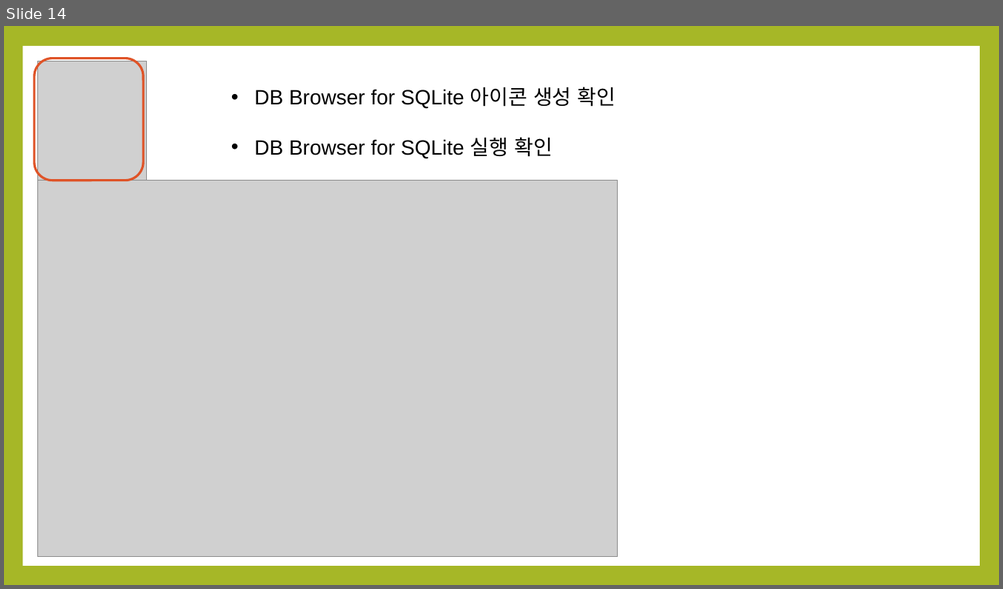
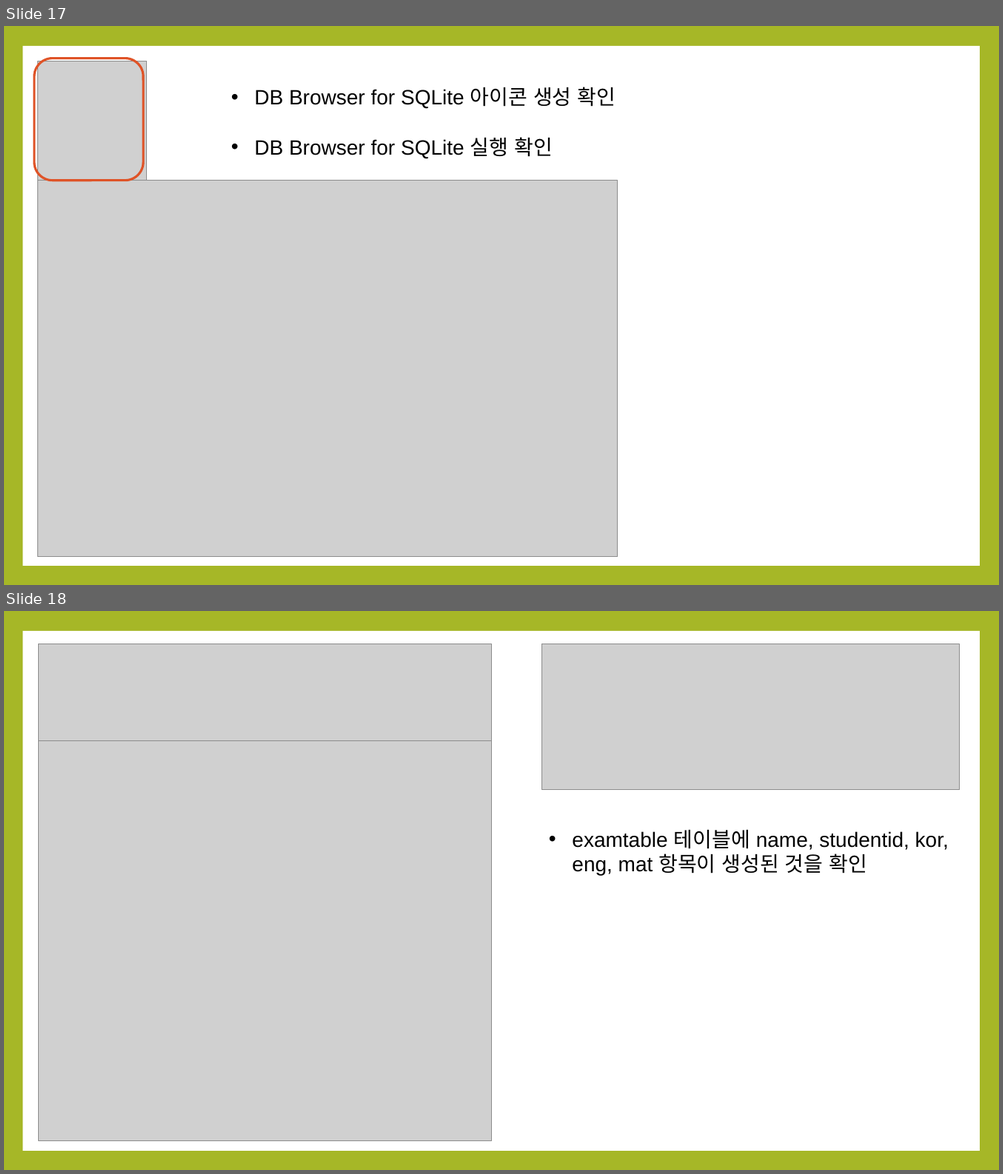
Before and after one commit to noheul1030/KOPO-Python-Vacation, a slide deck: Python과제/Python_12강.pptx. Shown one above the other, each under a label of ours: slide 14 before the commit, slides 17 and 18 after it. The pictures are 1003x589 and 1003x1174 pixels, drawn with LibreOffice and Linux fonts; fonts in the diff are those of the drawing; grey boxes stand for pictures. Boxes give left, top, right and bottom in pixels: in the first picture for what was removed or moved away, otherwise in the second. Text is boxed around its words. In the diff, an @@ line names an element or a change of style, - is before the commit and + after.

```diff
--- a/Python과제/Python_12강.pptx
+++ b/Python과제/Python_12강.pptx
@@ slide 18 added at (x1=4, y1=611, x2=999, y2=1170), background #A6B727; not listed: 1 template element that a slide beside it also shows @@
@@ picture added at (x1=38, y1=644, x2=492, y2=741) @@
@@ picture added at (x1=541, y1=644, x2=959, y2=789) @@
@@ picture added at (x1=38, y1=741, x2=492, y2=1141) @@
@@ text added at (x1=572, y1=829, x2=948, y2=875), 20 pt, text #000000 @@
+• examtable 테이블에 name, studentid, kor, eng, mat 항목이 생성된 것을 확인
@@ what was slide 14 is now slide 17 @@
```
Also in this commit, not shown: 16 other slides added, 9 slides removed.
